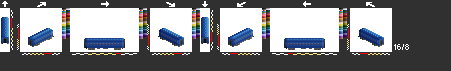
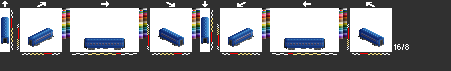
Layers edited between the first and the second 451×71 image:
painted on "bg" over [37, 33, 375, 41]
